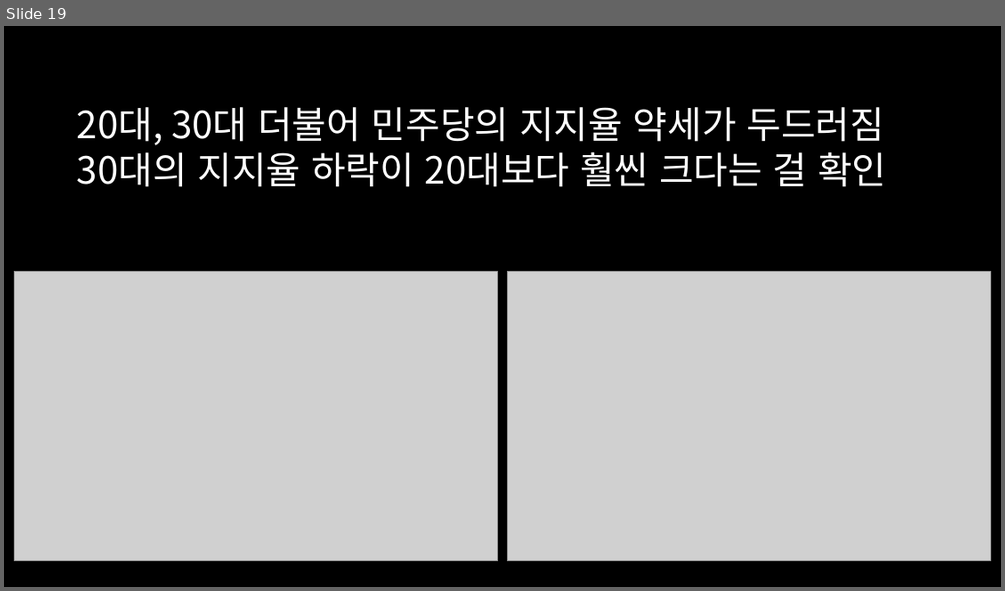
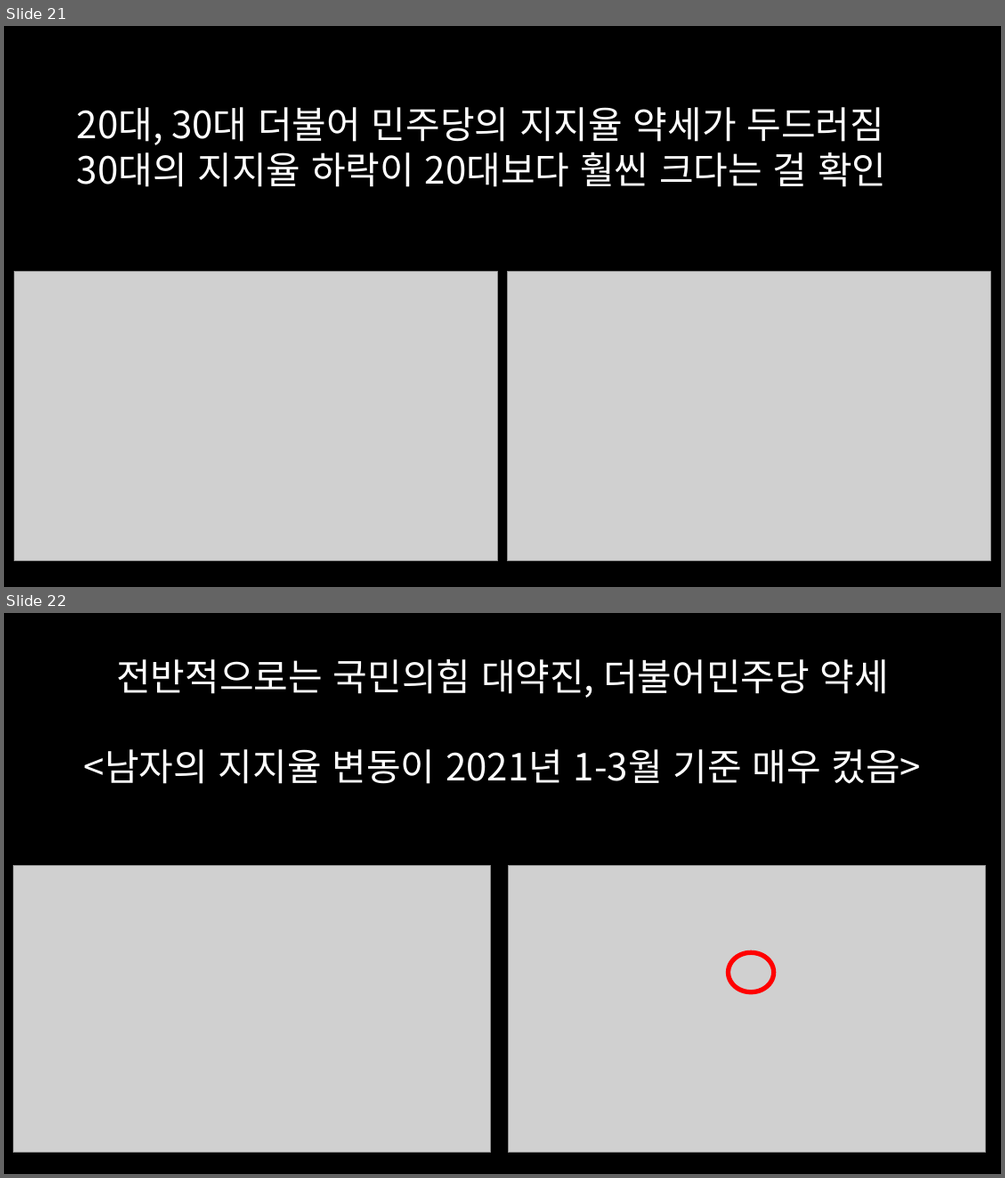
Before and after one commit to dschloe/streamlit-election-analysis, a slide deck: 프레젠테이션1.pptx. Shown one above the other, each under a label of ours: slide 19 before the commit, slides 21 and 22 after it. The pictures are 1005x591 and 1005x1178 pixels, drawn with LibreOffice and Linux fonts; fonts in the diff are those of the drawing; grey boxes stand for pictures. Boxes give left, top, right and bottom in pixels: in the first picture for what was removed or moved away, otherwise in the second. Text is boxed around its words. In the diff, an @@ line names an element or a change of style, - is before the commit and + after.

```diff
--- a/프레젠테이션1.pptx
+++ b/프레젠테이션1.pptx
@@ slide 22 added at (x1=4, y1=613, x2=1001, y2=1174), background #000000 @@
@@ text added at (x1=84, y1=659, x2=922, y2=784), 36 pt, text #FFFFFF @@
+전반적으로는 국민의힘 대약진, 더불어민주당 약세
+<남자의 지지율 변동이 2021년 1-3월 기준 매우 컸음>
@@ picture added at (x1=13, y1=866, x2=491, y2=1152) @@
@@ picture added at (x1=508, y1=866, x2=986, y2=1152) @@
@@ ellipse added at (x1=728, y1=952, x2=774, y2=992), outline #FF0000 4.5 pt @@
@@ what was slide 19 is now slide 21 @@
```
Also in this commit, not shown: 3 slides changed, 11 other slides added, 14 other files.
